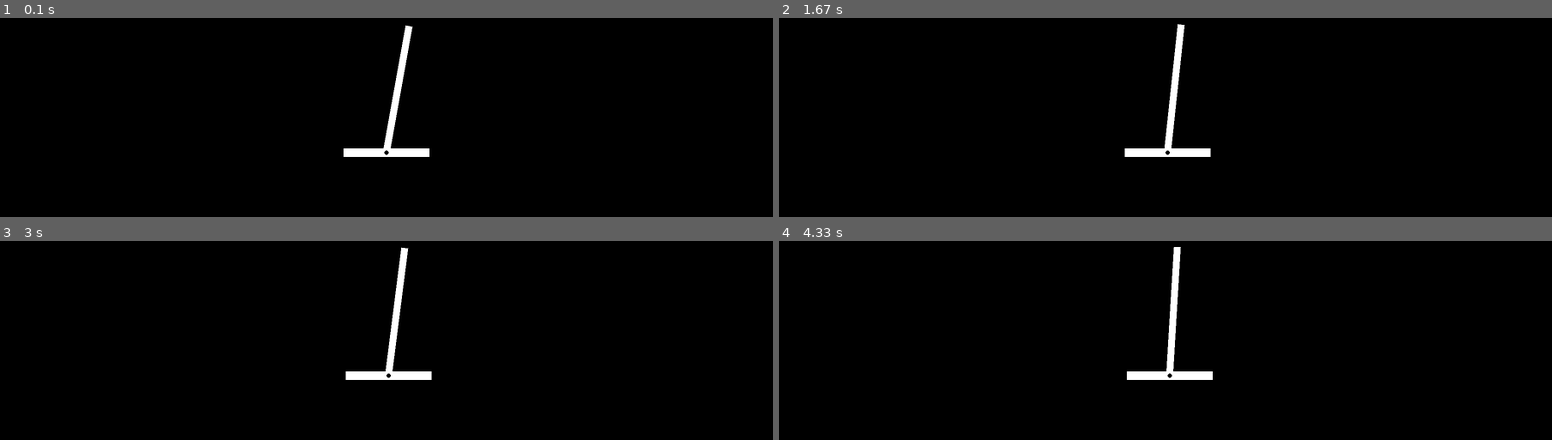
Above: before the commit, frames 1-4 (two rows, left to right).
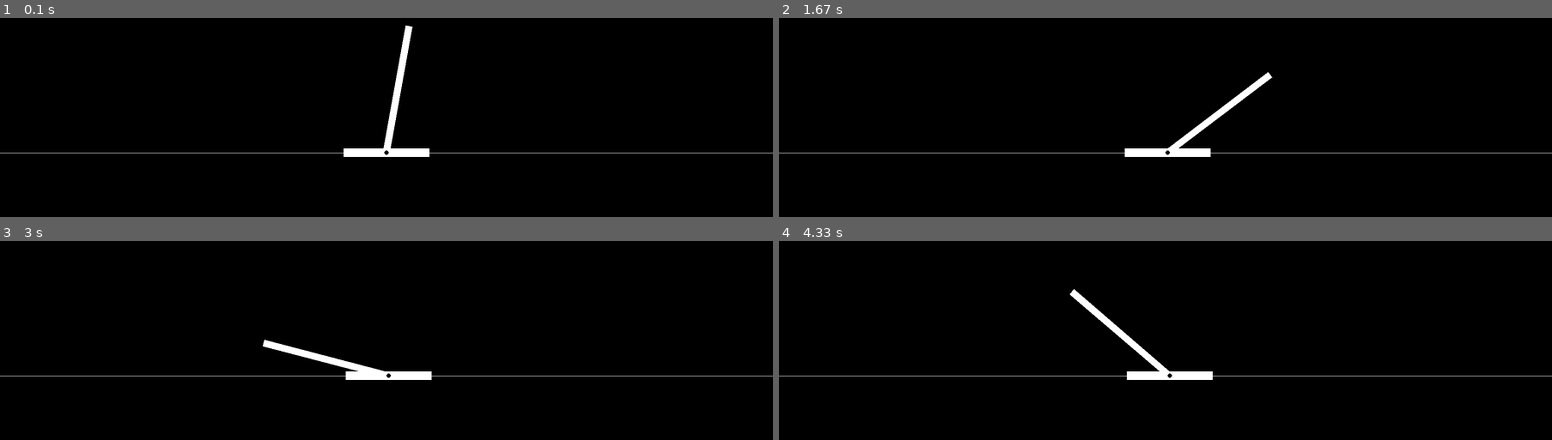
Above: after the commit, the same moments.

Repository: antosjakub/gamiq
Game: pygame game, started from vis.py
The game is run twice, just before and just after one commit, with the same random seed, the same clock (stepped at 60 frames per second) and the same inputs.
Inputs:
- Up to frame 1 (0.1 s): no input
- Up to frame 2 (1.67 s): hold Right 0.33-0.8 s; hold Right 0.83-1.3 s; hold Left from 1.33 s (still down)
- Up to frame 3 (3 s): release Left at 1.87 s; hold Left 1.9-2.3 s; hold Right 2.33-2.97 s
- Up to frame 4 (4.33 s): hold Left 3-3.47 s; hold Right 3.5-3.97 s; hold Right from 4 s (still down)

The runs differ from the first frame. In frame 1, 0.4% of the frame differs, in the area x 0-100%, y 67-69%; in frame 2, 1.5%; in frame 3, 1.5%; in frame 4, 1.6%, in the area x 0-100%, y 3-69%.

Commit message:
physically realistic pendulum

Diff:
--- a/vis.py
+++ b/vis.py
@@ -2,6 +2,10 @@
 from pygame.math import Vector2
 import numpy as np
 
+def deg_from_rad(rad):
+    return rad/(2*np.pi) * 360
+def rad_from_deg(deg):
+    return deg/360 * 2*np.pi
 
 def get_circle_pos(theta):
     return np.array([np.sin(theta), np.cos(theta)])
@@ -22,26 +26,32 @@
 # Set up the game window
 window = pygame.display.set_mode((SCREEN_W, SCREEN_H))
 pygame.display.set_caption("Cartpole")
+clock = pygame.time.Clock()
 
 
 ground_h_offset = 150
-pygame.draw.line(window, WHITE, Vector2(0,SCREEN_H//2+ground_h_offset), Vector2(SCREEN_W,SCREEN_H//2+ground_h_offset), 1)
 
 cartpole_w = 200
 cartpole_h = 20
 
 cartpole_arm_w = 300
 cartpole_arm_h = 15
-cartpole_init_arm_angle = 10
 
+# initial conditions
+theta = rad_from_deg(10)
+theta_dot = 0
 x = 0
-theta = cartpole_init_arm_angle
 
-def rad_to_deg(rad):
-    return rad/(2*np.pi) * 360
-def deg_to_rad(deg):
-    return deg/360 * 2*np.pi
+# constants
+l = cartpole_arm_w
+g = 1
 
+def h_from_theta(theta):
+    return l*np.cos(theta)
+def v_from_E_and_theta(E, theta):
+    return np.sqrt(2*(E-g*l*np.cos(theta)))
+
+i = 0
 # Game loop
 running = True
 while running:
@@ -51,18 +61,21 @@
         elif event.type == pygame.KEYDOWN:
             if event.key == pygame.K_RIGHT:
                 x += 5
-                theta -= 5
+                theta -= rad_from_deg(10)
             if event.key == pygame.K_LEFT:
                 x -= 5
-                theta += 5
+                theta += rad_from_deg(10)
+    dt = clock.tick(100)
 
-    alpha = rad_to_deg( np.arctan( 1/cartpole_arm_w * np.sin(deg_to_rad(theta)) ) )
-    print(theta, alpha)
-    theta += alpha
+    delta_t = dt/500
+    theta_double_dot = g * np.sin(theta)
+    theta_dot += theta_double_dot * delta_t
+    theta += theta_dot * delta_t
 
     # GRAPHICS
     pygame.display.flip()
     window.fill(NIGGA)
+    pygame.draw.line(window, WHITE, Vector2(0,SCREEN_H//2+ground_h_offset), Vector2(SCREEN_W,SCREEN_H//2+ground_h_offset), 1)
     # -- cartpole base
     pygame.draw.rect(window, WHITE, [
         SCREEN_W//2 - cartpole_w//2 + x,
@@ -77,7 +90,7 @@
     ]
     arm_coords = [
         Vector2(SCREEN_W//2 + x, SCREEN_H//2 + ground_h_offset) +
-        p.rotate(-90+theta) for p in arm_pnts
+        p.rotate(-90+deg_from_rad(theta)) for p in arm_pnts
     ]
     pygame.draw.polygon(window, WHITE, arm_coords, 0)
     # -- cartpole center
@@ -88,5 +101,9 @@
 
     pygame.display.update()
 
+    i+=1
+    #if i > 100:
+    #    break
+
 # Quit Pygame
 pygame.quit()
